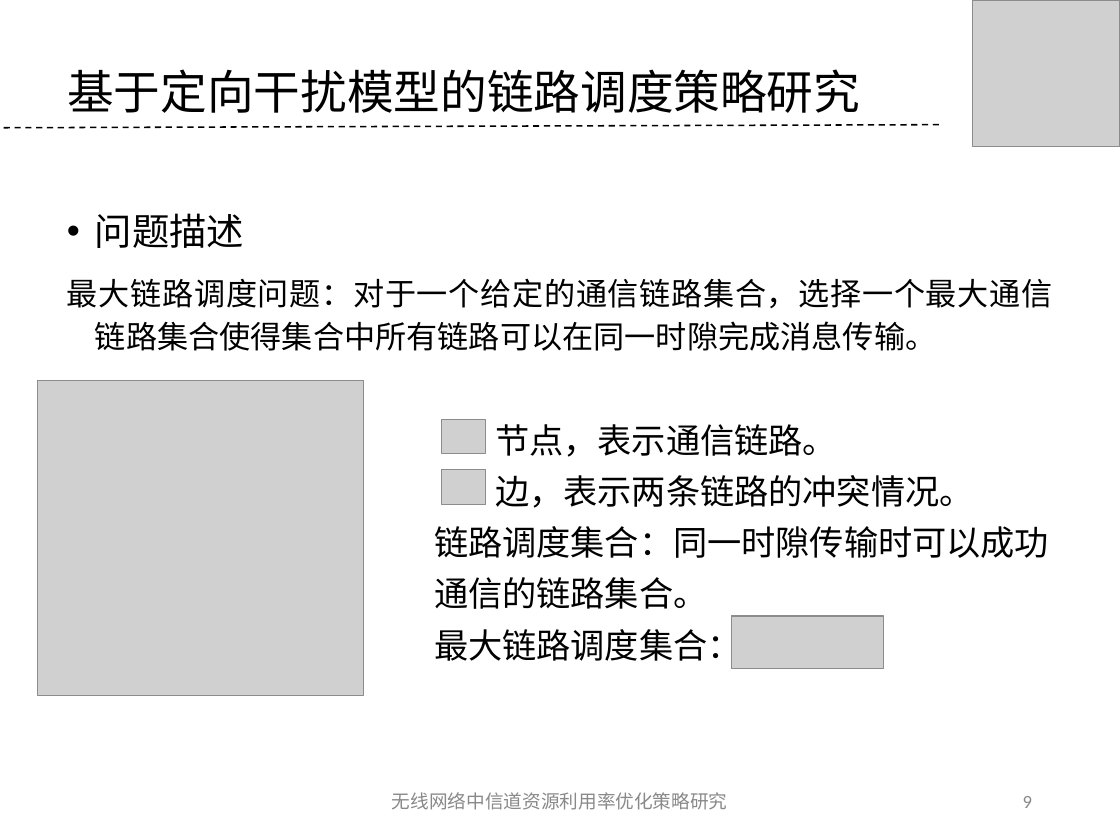
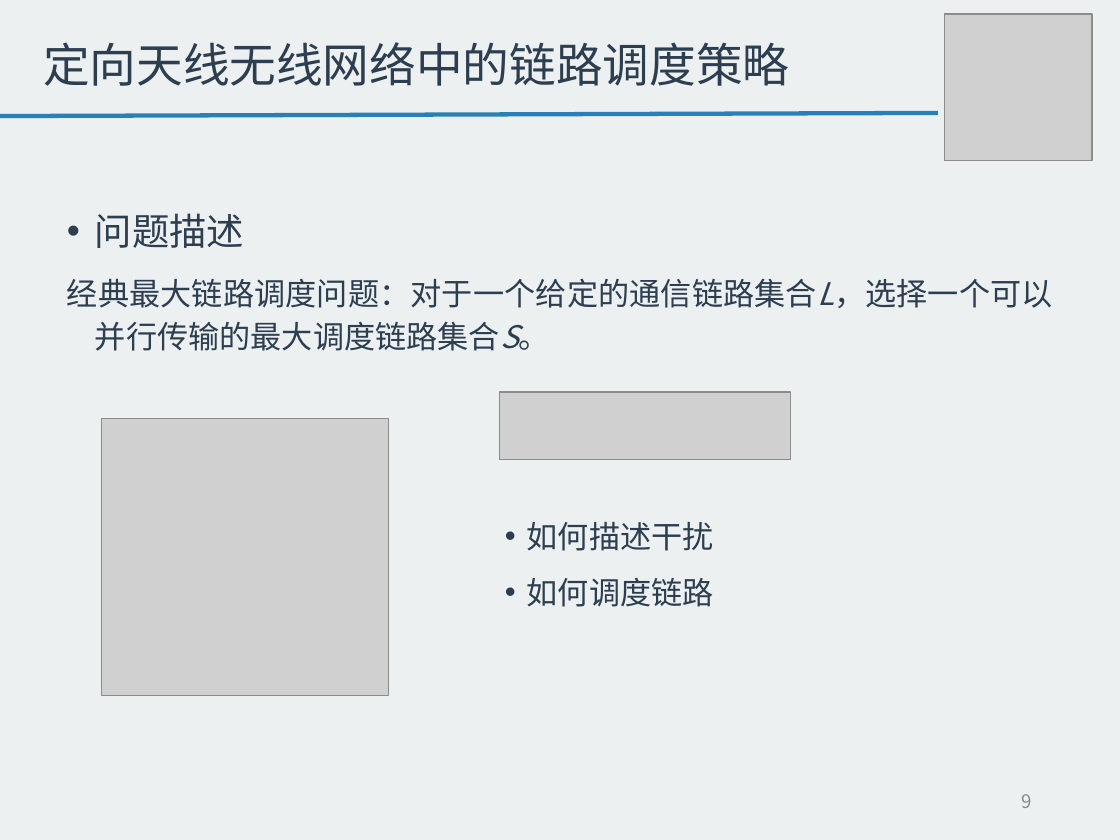
Before and after one commit to tangzhaoshu/playground, a slide deck: slide 9 of ResearchWork/毕业答辩--唐兆树.ppt. Drawn at 1120x840 pixels with LibreOffice and Linux fonts; fonts in the diff are those of the drawing; grey boxes stand for pictures; background and template pictures are left out. Boxes give left, top, right and bottom in pixels: in the first picture for what was removed or moved away, otherwise in the second. Text is boxed around its words. In the diff, an @@ line names an element or a change of style, - is before the commit and + after.

```diff
--- a/ResearchWork/毕业答辩--唐兆树.ppt
+++ b/ResearchWork/毕业答辩--唐兆树.ppt
@@ background picture (left out) to #ECF0F1 @@
@@ picture: place and size @@
-picture at bbox=[972, 0, 1120, 147]
+picture at bbox=[944, 15, 1092, 161]
@@ title at bbox=[43, 42, 789, 86]: text changed; text colour #000000 to #2C3E50 @@
-基于定向干扰模型的链路调度策略研究
+定向天线无线网络中的链路调度策略
@@ line moved from (3, 128) - (942, 124) to (0, 116) - (937, 113) @@
@@ line (0, 116) - (937, 113): stroke #000000 0.99 pt dashed to #2980B9 2.75 pt @@
@@ text at bbox=[95, 213, 244, 248]: font Calibri to Noto Sans CJK SC, text colour #000000 to #2C3E50 in "问题描述"; bullet colour #000000 to #2C3E50 @@
@@ text at bbox=[67, 278, 1053, 351]: text changed; font Calibri to Noto Sans CJK SC; text colour #000000 to #2C3E50 @@
-最大链路调度问题：对于一个给定的通信链路集合，选择一个最大通信链路集合使得集合中所有链路可以在同一时隙完成消息传输。
+经典最大链路调度问题：对于一个给定的通信链路集合L，选择一个可以并行传输的最大调度链路集合S。
@@ picture: place and size @@
-picture at bbox=[37, 381, 363, 696]
+picture at bbox=[102, 419, 389, 696]
@@ picture: place and size @@
-picture at bbox=[441, 419, 485, 454]
+picture at bbox=[500, 392, 791, 460]
@@ text removed at bbox=[434, 424, 1049, 668] @@
-节点，表示通信链路。
-边，表示两条链路的冲突情况。
-链路调度集合：同一时隙传输时可以成功通信的链路集合。
-最大链路调度集合：
@@ picture removed at bbox=[441, 470, 485, 505] @@
@@ text added at bbox=[527, 522, 714, 607], 20 pt, text #2C3E50 @@
+• 如何描述干扰
+• 如何调度链路
@@ picture removed at bbox=[731, 616, 884, 669] @@
@@ page number at bbox=[1022, 794, 1032, 808]: font Calibri to Noto Sans CJK SC @@
@@ text removed at bbox=[392, 792, 728, 810] @@
-无线网络中信道资源利用率优化策略研究
```
Also in this commit, not shown: 33 other slides changed, 5 slides added, 5 slides removed, 9 other files.
